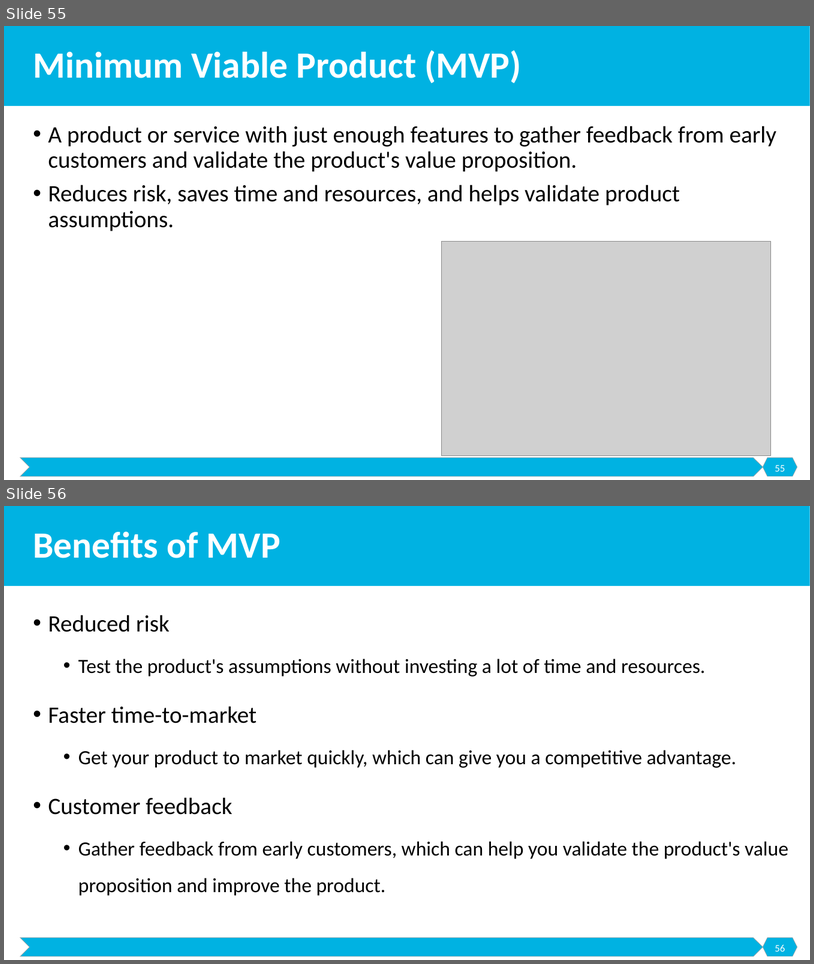
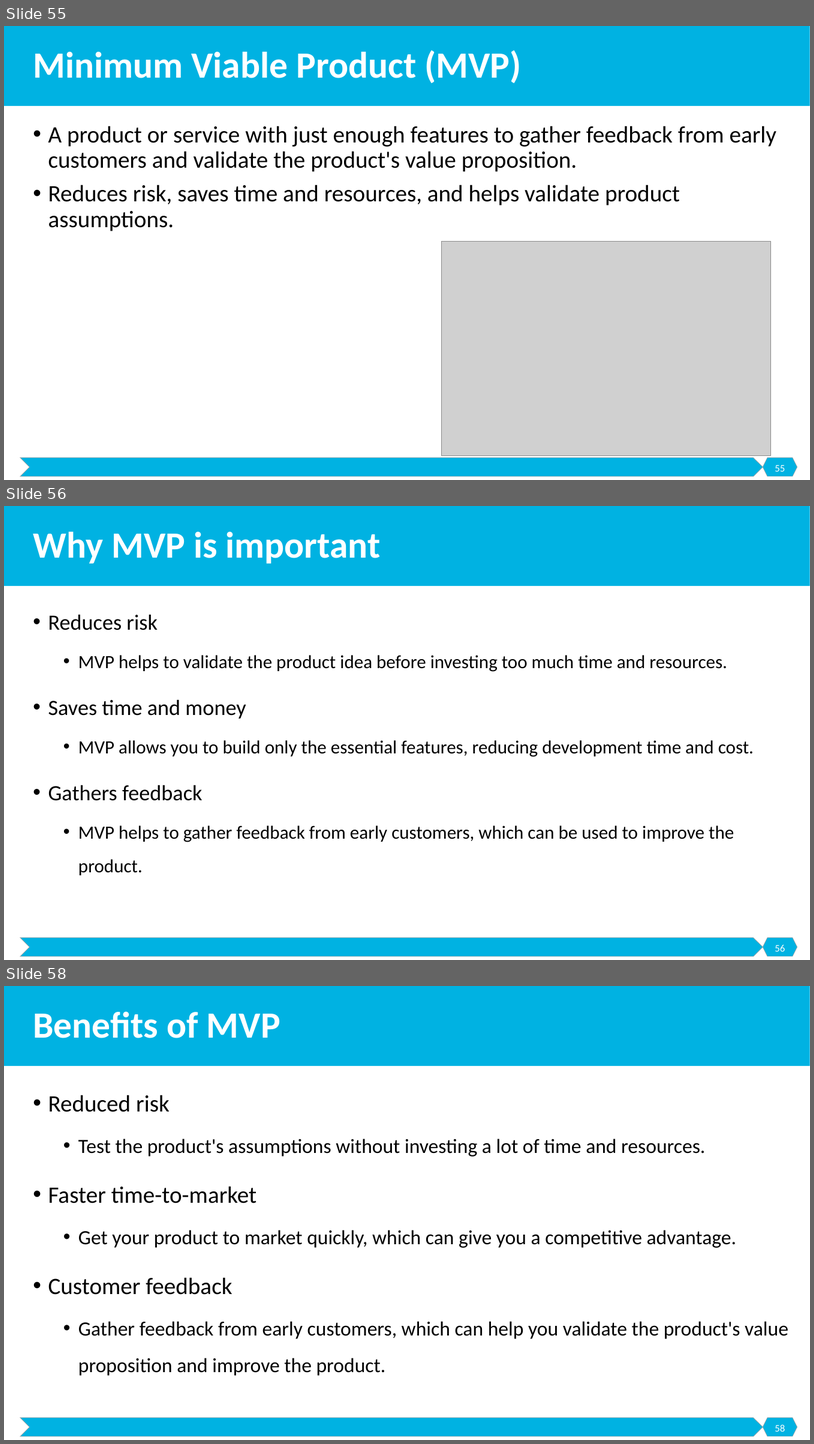
Before and after one commit to malenezi/malenezi, a slide deck: SE495/Lectures/4-Development and Prototyping/Development and Prototyping.pptx. Shown one above the other, each under a label of ours: slides 55 and 56 before the commit, slides 55, 56 and 58 after it; the slides between them are not shown. The pictures are 814x964 and 814x1444 pixels, drawn with LibreOffice and Linux fonts; fonts in the diff are those of the drawing; grey boxes stand for pictures. Boxes give left, top, right and bottom in pixels: in the first picture for what was removed or moved away, otherwise in the second. Text is boxed around its words. In the diff, an @@ line names an element or a change of style, - is before the commit and + after.

```diff
--- a/SE495/Lectures/4-Development and Prototyping/Development and Prototyping.pptx
+++ b/SE495/Lectures/4-Development and Prototyping/Development and Prototyping.pptx
@@ slide 56 added at (4, 506, 810, 960), background #FFFFFF; not listed: 3 template elements that a slide beside it also shows @@
@@ title added at (33, 531, 381, 564), 44 pt, text #FFFFFF, bold @@
+Why MVP is important
@@ text added at (48, 614, 754, 875), 22.2 pt, text #000000 @@
+• Reduces risk
+  • MVP helps to validate the product idea before investing too much time and resources.
+• Saves time and money
+  • MVP allows you to build only the essential features, reducing development time and cost.
+• Gathers feedback
+  • MVP helps to gather feedback from early customers, which can be used to improve the product.
@@ page number added at (775, 944, 785, 951), 12 pt, text #FFFFFF @@
+56
@@ what was slide 56 is now slide 58 @@
@@ page number at (775, 1424, 785, 1431): text changed @@
-56
+58
```
Also in this commit, not shown: 1 slide changed, 5 other slides added.
